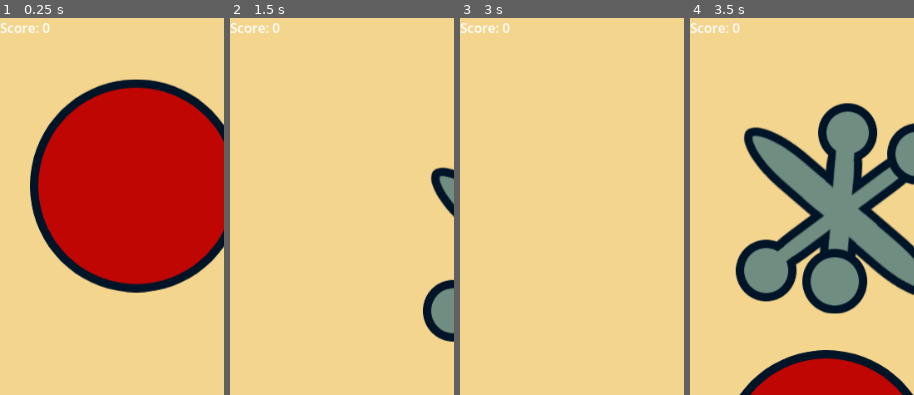
Above: before the commit, frames 1-4 (left to right).
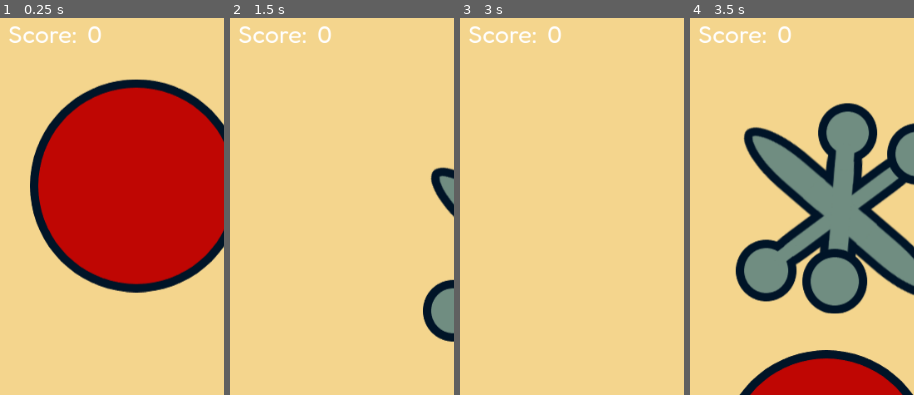
Above: after the commit, the same moments.

Repository: casellner/Idle-Jacks
Game: Godot game, scene res://game.tscn
The game is run twice, just before and just after one commit, with the same random seed, the same clock (stepped at 60 frames per second) and the same inputs.
Inputs (mouse positions are % of the whole screen's width and height, from its top left):
- Up to frame 1 (0.25 s): no input
- Up to frame 2 (1.5 s): click (30, 34) at 0.5 s; click (30, 85) at 1.25 s
- Up to frame 3 (3 s): click (30, 49) at 2 s; tap Enter (ui_accept) at 2.75 s
- Up to frame 4 (3.5 s): tap Enter (ui_accept) at 3.02 s
The pictures show only the part of the screen within x 0-50%, y 0-50%; the shares and areas given below are measured in that part.

The runs differ from the first frame. In frame 1, 0.9% of the frame differs, in the area x 0-46%, y 1-7%; in frame 2, 0.9%; in frame 3, 0.9%; in frame 4, 0.9%.

Commit message:
Update default font and label font sizes

Diff:
--- a/Godot/game.tscn
+++ b/Godot/game.tscn
@@ -1,8 +1,14 @@
-[gd_scene load_steps=5 format=3 uid="uid://dltk7wadcodli"]
+[gd_scene load_steps=7 format=3 uid="uid://dltk7wadcodli"]
 
 [ext_resource type="PackedScene" uid="uid://q54hxsydl8vl" path="res://ball.tscn" id="1_3fcaw"]
 [ext_resource type="Script" path="res://scripts/game.gd" id="1_mj0j3"]
 [ext_resource type="Texture2D" uid="uid://lhtm352eusx5" path="res://sprites/background.png" id="3_ln215"]
+
+[sub_resource type="Theme" id="Theme_3ls1i"]
+default_font_size = 30
+
+[sub_resource type="Theme" id="Theme_v6quk"]
+default_font_size = 30
 
 [sub_resource type="WorldBoundaryShape2D" id="WorldBoundaryShape2D_ku4j4"]
 
@@ -20,14 +26,17 @@
 position = Vector2(270, 480)
 
 [node name="Score" type="RichTextLabel" parent="."]
-offset_left = 51.0
-offset_right = 91.0
+offset_left = 105.0
+offset_right = 145.0
 offset_bottom = 40.0
+theme = SubResource("Theme_3ls1i")
 text = "0"
 
 [node name="ScoreLabel" type="RichTextLabel" parent="."]
-offset_right = 59.0
+offset_left = 10.0
+offset_right = 94.0
 offset_bottom = 40.0
+theme = SubResource("Theme_v6quk")
 text = "Score:"
 
 [node name="StaticBody2D" type="StaticBody2D" parent="."]
--- a/Godot/project.godot
+++ b/Godot/project.godot
@@ -21,6 +21,10 @@
 window/size/viewport_height=960
 window/handheld/orientation=1
 
+[gui]
+
+theme/custom_font="res://Fredoka-Regular.ttf"
+
 [rendering]
 
 renderer/rendering_method="mobile"
Binary file added: Godot/Fredoka-Regular.ttf
Not shown, added: Godot/Fredoka-Regular.ttf.import
